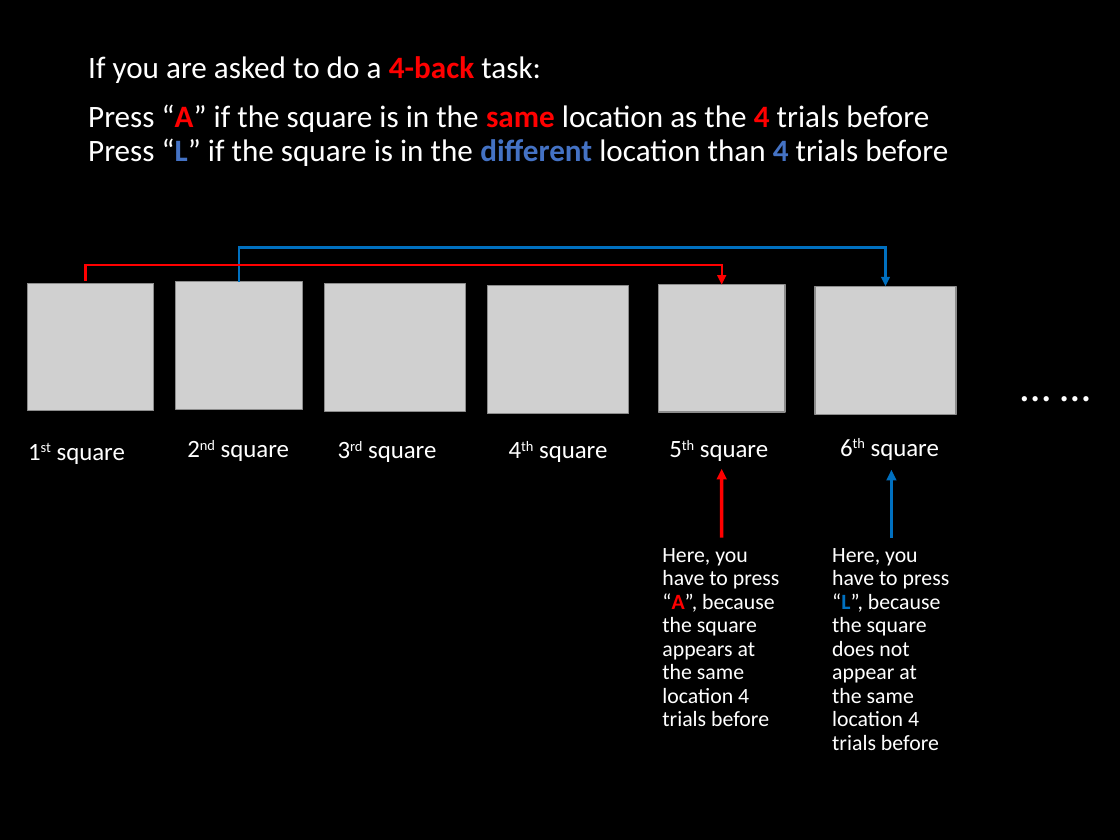
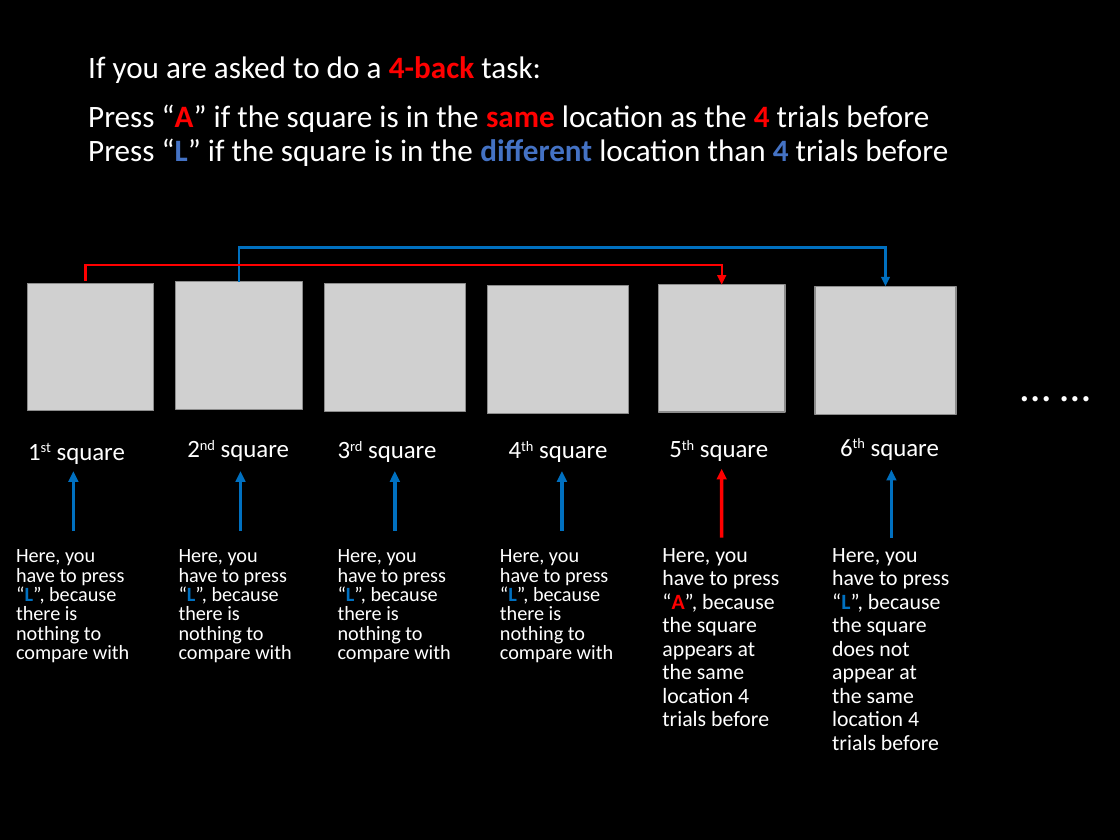
Before and after one commit to winsonfzyang/tanglabinterventions, a slide deck: slide 10 of public/img/WMT/WMT_instructions.pptx. Drawn at 1120x840 pixels with LibreOffice and Linux fonts; fonts in the diff are those of the drawing; grey boxes stand for pictures. Boxes give left, top, right and bottom in pixels: in the first picture for what was removed or moved away, otherwise in the second. Text is boxed around its words. In the diff, an @@ line names an element or a change of style, - is before the commit and + after.

```diff
--- a/public/img/WMT/WMT_instructions.pptx
+++ b/public/img/WMT/WMT_instructions.pptx
@@ arrow added from (74, 531) to (74, 472), #0070C0 2.25 pt @@
@@ arrow added from (241, 531) to (241, 472), #0070C0 2.25 pt @@
@@ arrow added from (395, 531) to (395, 472), #0070C0 2.25 pt @@
@@ arrow added from (562, 531) to (562, 472), #0070C0 2.25 pt @@
@@ text added at bbox=[16, 549, 129, 663], 12.9 pt, text #FFFFFF @@
+Here, you have to press “L”, because there is nothing to compare with
@@ text added at bbox=[179, 549, 291, 663], 12.9 pt, text #FFFFFF @@
+Here, you have to press “L”, because there is nothing to compare with
@@ text added at bbox=[338, 549, 450, 663], 12.9 pt, text #FFFFFF @@
+Here, you have to press “L”, because there is nothing to compare with
@@ text added at bbox=[500, 549, 613, 663], 12.9 pt, text #FFFFFF @@
+Here, you have to press “L”, because there is nothing to compare with
```
Also in this commit, not shown: 3 other slides changed, 6 other files.
